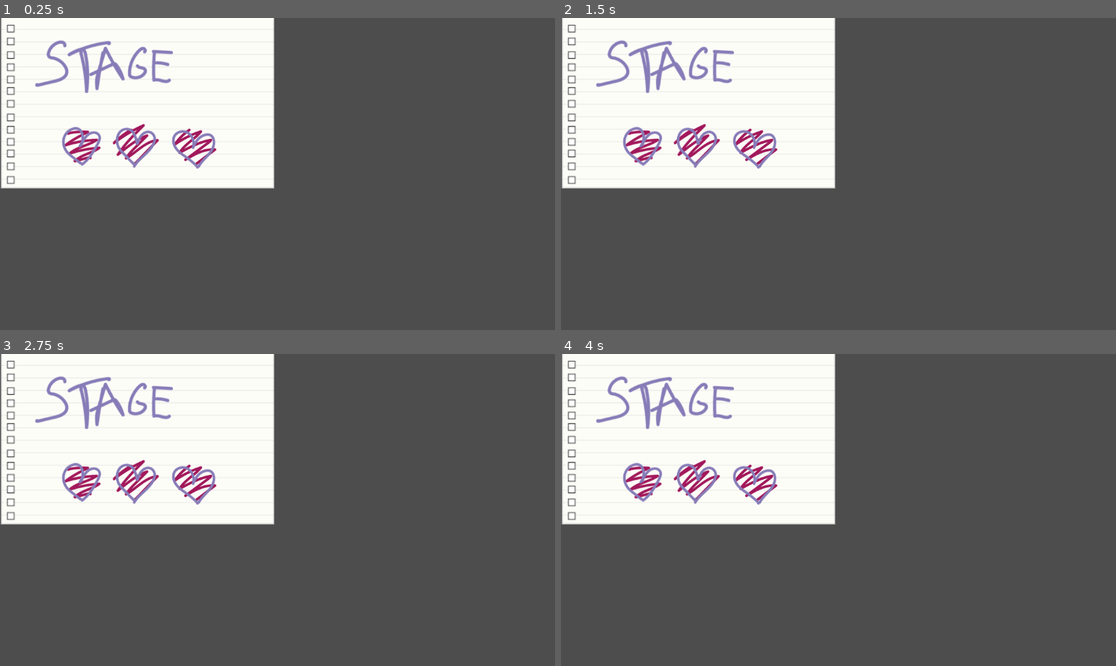
Above: before the commit, frames 1-4 (two rows, left to right).
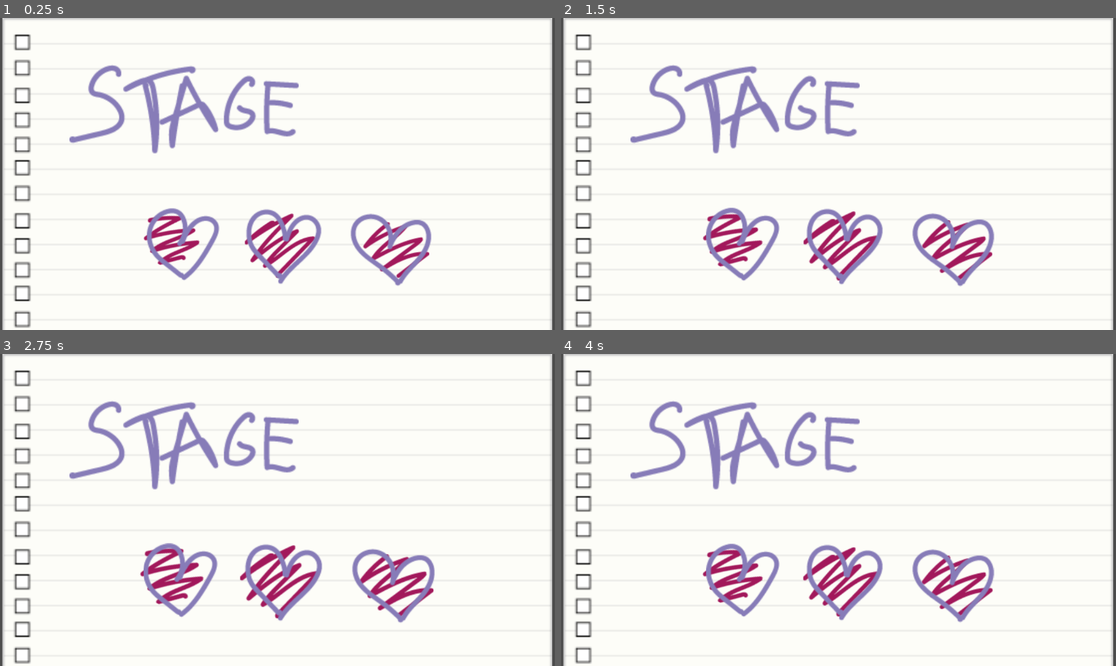
Above: after the commit, the same moments.

Repository: GregoryGDS/GodotJam
Game: Godot game, scene res://scenes_prefabs/transition.tscn
Two runs of this game, one before a commit and one after it. Both use one fixed random seed, a clock stepped at 60 frames per second and the inputs below. This scene is started directly instead of the project's main scene.
Inputs (mouse positions are in pixels of both pictures, inside the frame that each line leads up to):
- Up to frame 1 (0.25 s): no input
- Up to frame 2 (1.5 s): move the mouse to (960, 158) at 0.52 s; hold D (moveUPRight) from 0.53 s (still down); tap Keypad 0 (spawn) at 0.6, 1.35 s; tap A (moveUPLeft) at 0.77 s; move the mouse to (727, 189) at 1.27 s
- Up to frame 3 (2.75 s): tap A (moveUPLeft) at 1.52 s; move the mouse to (333, 441) at 2.02 s; release D (moveUPRight) at 2.03 s; hold A (moveUPLeft) from 2.03 s (still down); tap Keypad 0 (spawn) at 2.1 s
- Up to frame 4 (4 s): move the mouse to (810, 572) at 2.77 s; release A (moveUPLeft) at 2.78 s; hold D (moveUPRight) from 2.78 s (still down); tap Keypad 0 (spawn) at 2.85, 3.6 s; tap A (moveUPLeft) at 3.02, 3.77 s; move the mouse to (1005, 556) at 3.52 s

The runs differ from the first frame. In frame 1, 79% of the frame differs, in the area x 0-100%, y 0-100%; in frame 2, 79%; in frame 3, 79%; in frame 4, 79%.

Commit message:
ANIM STAGE

Diff:
--- a/project.godot
+++ b/project.godot
@@ -14,6 +14,10 @@
 run/main_scene="res://sample.tscn"
 config/features=PackedStringArray("4.2", "Forward Plus")
 config/icon="res://icon.svg"
+
+[display]
+
+window/size/resizable=false
 
 [input]
 
--- a/scenes_prefabs/transition.tscn
+++ b/scenes_prefabs/transition.tscn
@@ -9,6 +9,7 @@
 
 [sub_resource type="Animation" id="Animation_bclna"]
 resource_name = "heart bouncing"
+length = 1.5
 loop_mode = 2
 tracks/0/type = "value"
 tracks/0/imported = false
@@ -17,10 +18,10 @@
 tracks/0/interp = 1
 tracks/0/loop_wrap = true
 tracks/0/keys = {
-"times": PackedFloat32Array(0, 1),
+"times": PackedFloat32Array(0, 1.5),
 "transitions": PackedFloat32Array(1, 1),
 "update": 0,
-"values": [Vector2(1, 1), Vector2(0.818182, 0.818182)]
+"values": [Vector2(1.50732, 1.50732), Vector2(1.74168, 1.74168)]
 }
 
 [sub_resource type="Animation" id="Animation_cdqc5"]
@@ -35,66 +36,147 @@
 "times": PackedFloat32Array(0),
 "transitions": PackedFloat32Array(1),
 "update": 0,
-"values": [Vector2(1, 1)]
+"values": [Vector2(1.50732, 1.50732)]
+}
+tracks/1/type = "value"
+tracks/1/imported = false
+tracks/1/enabled = true
+tracks/1/path = NodePath("../Heart:scale")
+tracks/1/interp = 1
+tracks/1/loop_wrap = true
+tracks/1/keys = {
+"times": PackedFloat32Array(0),
+"transitions": PackedFloat32Array(1),
+"update": 0,
+"values": [Vector2(1.85066, 1.85066)]
 }
 
 [sub_resource type="Animation" id="Animation_garmn"]
 resource_name = "heart bouncing_2"
 loop_mode = 2
 
+[sub_resource type="Animation" id="Animation_b3hfv"]
+resource_name = "heart_contour"
+loop_mode = 2
+tracks/0/type = "value"
+tracks/0/imported = false
+tracks/0/enabled = true
+tracks/0/path = NodePath("../Heart:scale")
+tracks/0/interp = 1
+tracks/0/loop_wrap = true
+tracks/0/keys = {
+"times": PackedFloat32Array(0, 1),
+"transitions": PackedFloat32Array(1, 1),
+"update": 0,
+"values": [Vector2(1.85066, 1.85066), Vector2(2.06037, 2.06037)]
+}
+
 [sub_resource type="AnimationLibrary" id="AnimationLibrary_lvccw"]
 _data = {
 "RESET": SubResource("Animation_cdqc5"),
 "heart bouncing": SubResource("Animation_bclna"),
-"heart bouncing_2": SubResource("Animation_garmn")
+"heart bouncing_2": SubResource("Animation_garmn"),
+"heart_contour": SubResource("Animation_b3hfv")
+}
+
+[sub_resource type="Animation" id="Animation_ldtkw"]
+resource_name = "heart-contour"
+length = 1.5
+loop_mode = 2
+tracks/0/type = "value"
+tracks/0/imported = false
+tracks/0/enabled = true
+tracks/0/path = NodePath(".:scale")
+tracks/0/interp = 1
+tracks/0/loop_wrap = true
+tracks/0/keys = {
+"times": PackedFloat32Array(0, 1.5),
+"transitions": PackedFloat32Array(1, 1),
+"update": 0,
+"values": [Vector2(1.85066, 1.85066), Vector2(1.90234, 1.90234)]
+}
+
+[sub_resource type="Animation" id="Animation_hewrd"]
+length = 0.001
+tracks/0/type = "value"
+tracks/0/imported = false
+tracks/0/enabled = true
+tracks/0/path = NodePath(".:scale")
+tracks/0/interp = 1
+tracks/0/loop_wrap = true
+tracks/0/keys = {
+"times": PackedFloat32Array(0),
+"transitions": PackedFloat32Array(1),
+"update": 0,
+"values": [Vector2(1.85066, 1.85066)]
+}
+
+[sub_resource type="AnimationLibrary" id="AnimationLibrary_2xvg5"]
+_data = {
+"RESET": SubResource("Animation_hewrd"),
+"heart-contour": SubResource("Animation_ldtkw")
 }
 
 [node name="Node2D" type="Node2D"]
 
 [node name="Sprite2D" type="Sprite2D" parent="."]
-position = Vector2(282.585, 179.5)
-scale = Vector2(1.43952, 1.43952)
+position = Vector2(572.766, 363)
+scale = Vector2(2.89516, 2.89516)
 texture = ExtResource("1_h605g")
 
 [node name="StageWord" type="Sprite2D" parent="."]
-position = Vector2(213, 105)
-scale = Vector2(1.24157, 1.24157)
+position = Vector2(379, 193)
+scale = Vector2(2.07022, 2.07022)
 texture = ExtResource("2_owcg3")
 
 [node name="Heart1" type="Sprite2D" parent="."]
-position = Vector2(166, 271)
+position = Vector2(350, 466)
 rotation = 0.350811
+scale = Vector2(1.50732, 1.50732)
 texture = ExtResource("3_g5q62")
 
 [node name="AnimationPlayer" type="AnimationPlayer" parent="Heart1"]
 libraries = {
 "": SubResource("AnimationLibrary_lvccw")
 }
+autoplay = "heart bouncing"
 speed_scale = 0.53
 
 [node name="Heart2" type="Sprite2D" parent="."]
-position = Vector2(279, 268)
+position = Vector2(578, 477)
+scale = Vector2(1.50732, 1.50732)
 texture = ExtResource("4_isr0j")
 
 [node name="AnimationPlayer" type="AnimationPlayer" parent="Heart2"]
 libraries = {
 "": SubResource("AnimationLibrary_lvccw")
 }
+autoplay = "heart bouncing"
 speed_scale = 0.53
 
 [node name="Heart3" type="Sprite2D" parent="."]
-position = Vector2(401, 272)
+position = Vector2(819, 486)
+scale = Vector2(1.50732, 1.50732)
 texture = ExtResource("5_ql7xj")
 
 [node name="AnimationPlayer" type="AnimationPlayer" parent="Heart3"]
 libraries = {
 "": SubResource("AnimationLibrary_lvccw")
 }
+autoplay = "heart bouncing"
 speed_scale = 0.53
 
 [node name="Heart" type="Sprite2D" parent="."]
-position = Vector2(285, 274)
+position = Vector2(597, 480)
+scale = Vector2(1.85066, 1.85066)
 texture = ExtResource("6_4tchq")
+
+[node name="AnimationPlayer" type="AnimationPlayer" parent="Heart"]
+libraries = {
+"": SubResource("AnimationLibrary_2xvg5")
+}
+autoplay = "heart-contour"
+speed_scale = 0.55
 
 [node name="Camera2D" type="Camera2D" parent="."]
 position = Vector2(573, 328)
Not shown: 1 places in scenes_prefabs/transition.tscn that only renumber resources
